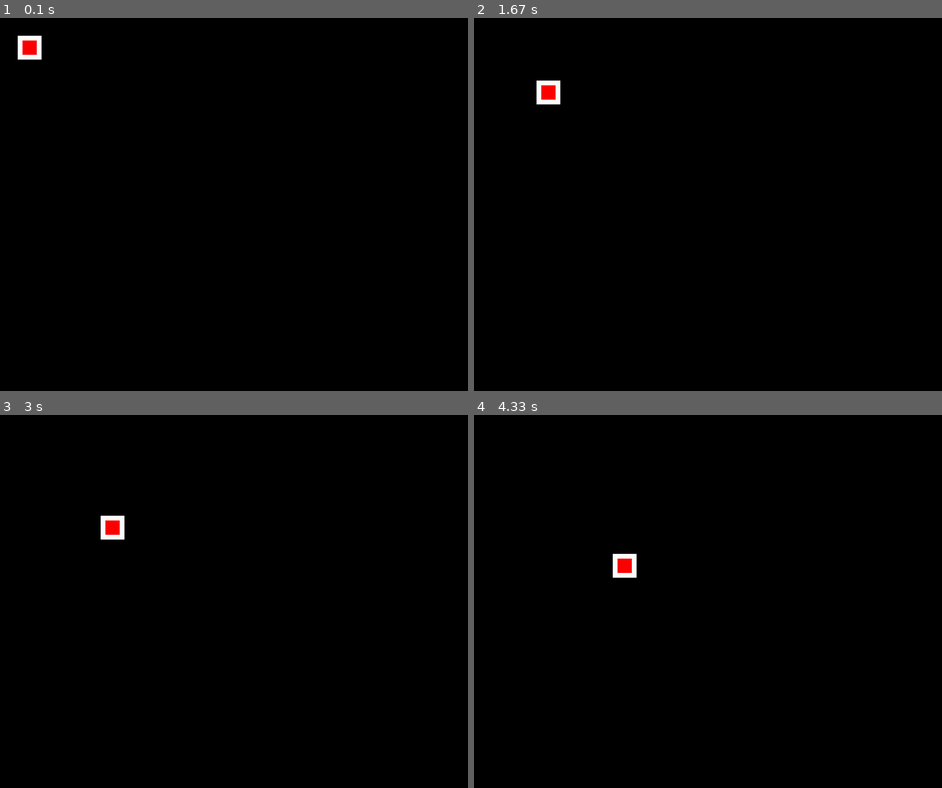
Above: before the commit, frames 1-4 (two rows, left to right).
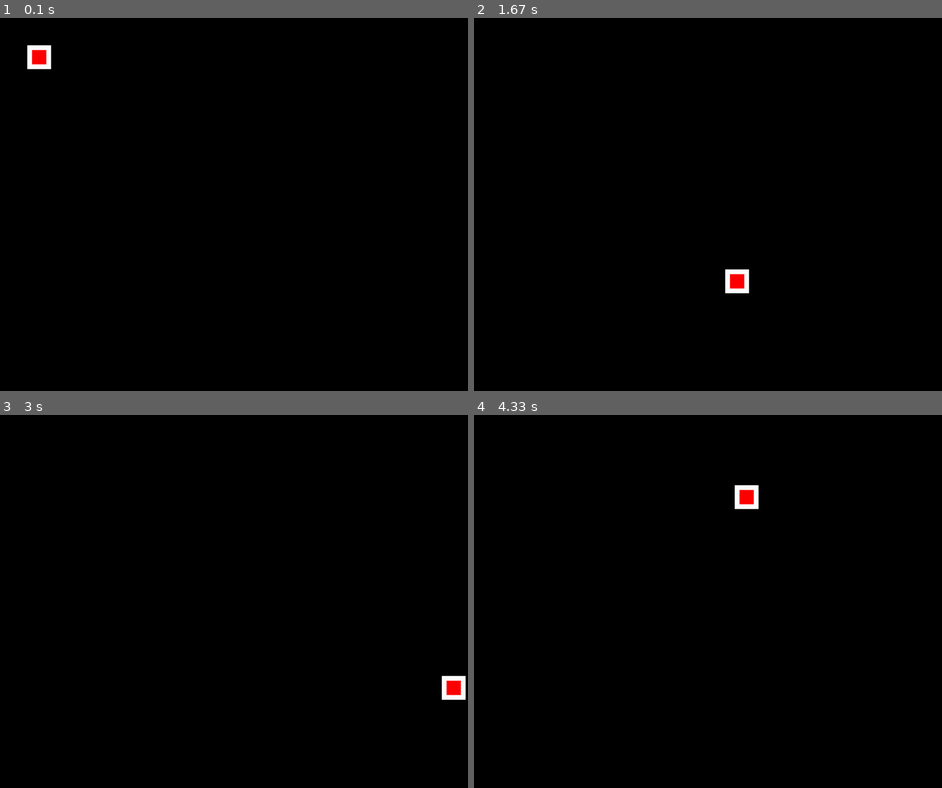
Above: after the commit, the same moments.

Repository: mindheist/pygame_examples
Game: pygame game, started from pygame_moving_boxes.py
The game is run twice, just before and just after one commit, with the same random seed, the same clock (stepped at 60 frames per second) and the same inputs.
Inputs:
- Up to frame 1 (0.1 s): no input
- Up to frame 2 (1.67 s): no input
- Up to frame 3 (3 s): no input
- Up to frame 4 (4.33 s): no input

The runs differ from the first frame. In frame 1, 0.5% of the frame differs, in the area x 3-11%, y 4-14%; in frame 2, 0.7%; in frame 3, 0.7%, in the area x 21-100%, y 26-77%; in frame 4, 0.7%.

Commit message:
+ controllable player in a room

Diff:
--- a/pygame_moving_boxes.py
+++ b/pygame_moving_boxes.py
@@ -24,8 +24,8 @@
 rect_x = 50
 rect_y = 50
 
-rect_x_change = 1
-rect_y_change = 1
+rect_x_change = 5
+rect_y_change = 5
 
 while not done :
 	for event in pygame.event.get():
--- a/sprites_basic.py
+++ b/sprites_basic.py
@@ -1,6 +1,5 @@
 # A simple program to Draw Walls for my game
 # Goal : To understand how sprites works and are implemented
-
 import pygame
 
 #=== DEFINE COLORS ====#
@@ -8,6 +7,7 @@
 BLACK = (0,0,0)
 WHITE = (255,255,255)
 RED = (255,0,0)
+GREEN = (0,255,0)
 
 #=========================#
 
@@ -26,33 +26,107 @@
 		self.rect.x = x
 		self.rect.y = y
 
+#=========================#
+
+class Player ( pygame.sprite.Sprite):
+	# properties of the player would be coded here
+	# first draw the player ( which is basically a small white box)
+
+	change_x = 0
+	change_y = 0
+
+	def __init__(self,x,y,n):
+		pygame.sprite.Sprite.__init__(self)
+		self.image = pygame.Surface([n,n])
+		self.image.fill(GREEN)
+		self.rect = self.image.get_rect()
+		self.rect.x = x
+		self.rect.y = y
+
+	def ChangeSpeed(self,x,y):
+		self.change_x = self.change_x + x
+		self.change_y = self.change_y + y
+
+	def update(self,Walls):
+		self.rect.x += self.change_x
+
+		block_hit_list = pygame.sprite.spritecollide(self,Walls,False)
+		for block in block_hit_list:
+			if self.change_x > 0:
+				self.rect.right = block.rect.left
+			elif self.change_x < 0 :
+				self.rect.left = block.rect.right
+
+		self.rect.y += self.change_y
+		block_hit_list = pygame.sprite.spritecollide(self,Walls,False)
+		for block in block_hit_list:
+			if self.change_y > 0:
+				self.rect.bottom = block.rect.top
+			else :
+				self.rect.top = block.rect.bottom
+
+
+
 pygame.init()
 screen = pygame.display.set_mode([SCREEN_WIDTH,SCREEN_HEIGHT])
+
+
 wall_list = pygame.sprite.Group()
+all_sprite_list = pygame.sprite.Group()
 
 wall_top = Wall (0 ,0 ,800 ,10)
 wall_list.add(wall_top)
+all_sprite_list.add(wall_top)
 
 wall_left = Wall(0,0,10,800)
 wall_list.add(wall_left)
+all_sprite_list.add(wall_left)
 
 wall_bottom = Wall (0, 790,800,10)
 wall_list.add(wall_bottom)
+all_sprite_list.add(wall_bottom)
 clock = pygame.time.Clock()
 
 wall_right = Wall ( 790,0,10,800)
 wall_list.add(wall_right)
+all_sprite_list.add(wall_right)
+
+#wall_median = Wall ( 100,400,400,10)
+#wall_list.add(wall_median)
+
+player = Player(20,20,10)
+all_sprite_list.add(player)
+
 done = False
 while not done:
 	for event in pygame.event.get():
 		if event.type == pygame.QUIT:
 			done = True
 
-	wall_list.draw(screen)
+		elif event.type == pygame.KEYDOWN:
+			if event.key == pygame.K_LEFT:
+				player.ChangeSpeed(-1,0)
+			elif event.key == pygame.K_RIGHT:
+				player.ChangeSpeed(1,0)
+			elif event.key == pygame.K_UP:
+				player.ChangeSpeed(0,-1)
+			elif event.key == pygame.K_DOWN:
+				player.ChangeSpeed(0,1)
 
+		elif event.type ==pygame.KEYUP:
+			if event.key == pygame.K_LEFT:
+				player.ChangeSpeed(-1,0)
+			elif event.key == pygame.K_RIGHT:
+				player.ChangeSpeed(1,0)
+			elif event.key ==pygame.K_UP:
+				player.ChangeSpeed(0,-1)
+			elif event.key == pygame.K_DOWN:
+				player.ChangeSpeed(0,1)
 
-
-
+	# Understand the order below #
+	player.update(wall_list)
+	screen.fill(BLACK)
+	all_sprite_list.draw(screen)
 	pygame.display.flip()
 
 	clock.tick(60)
